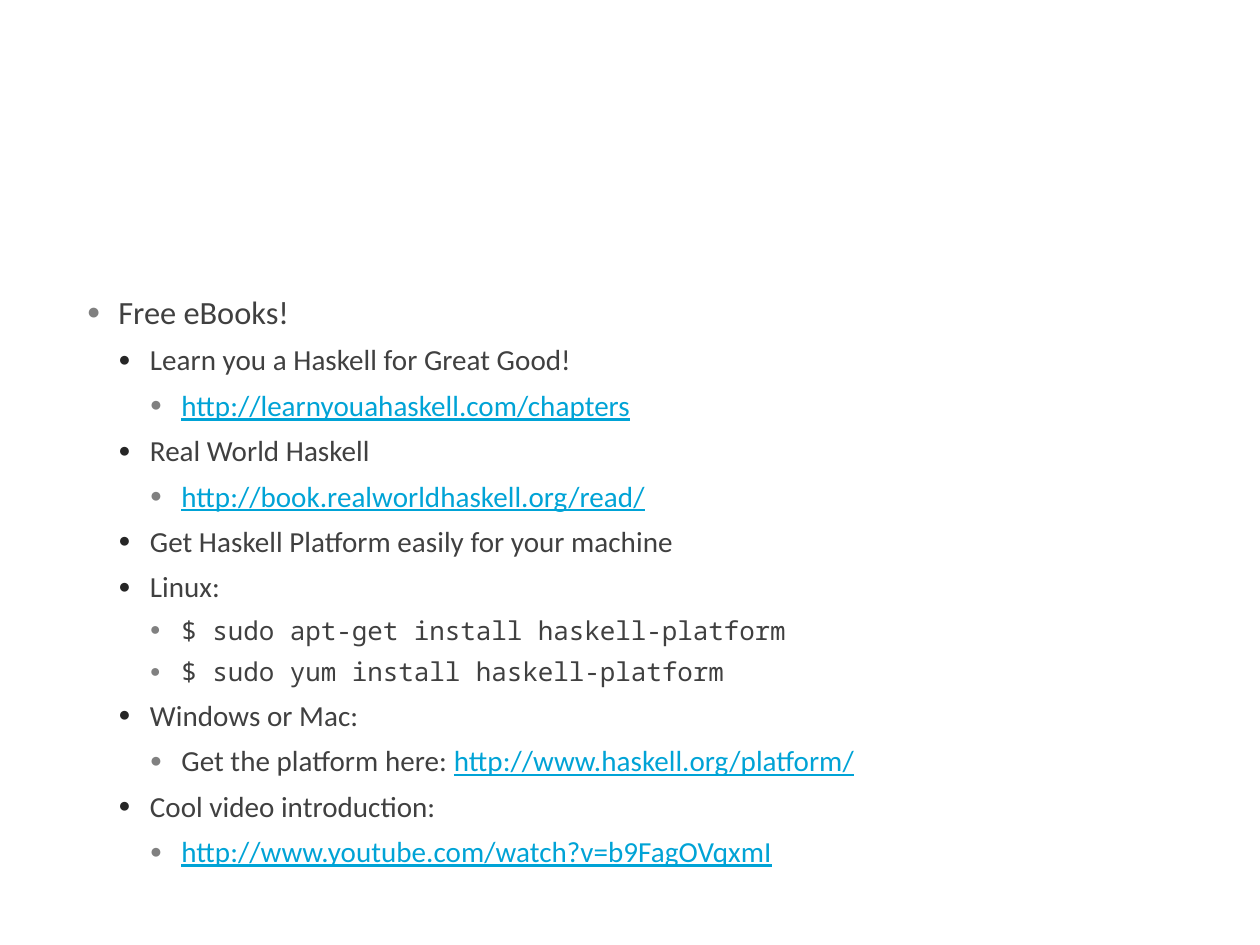
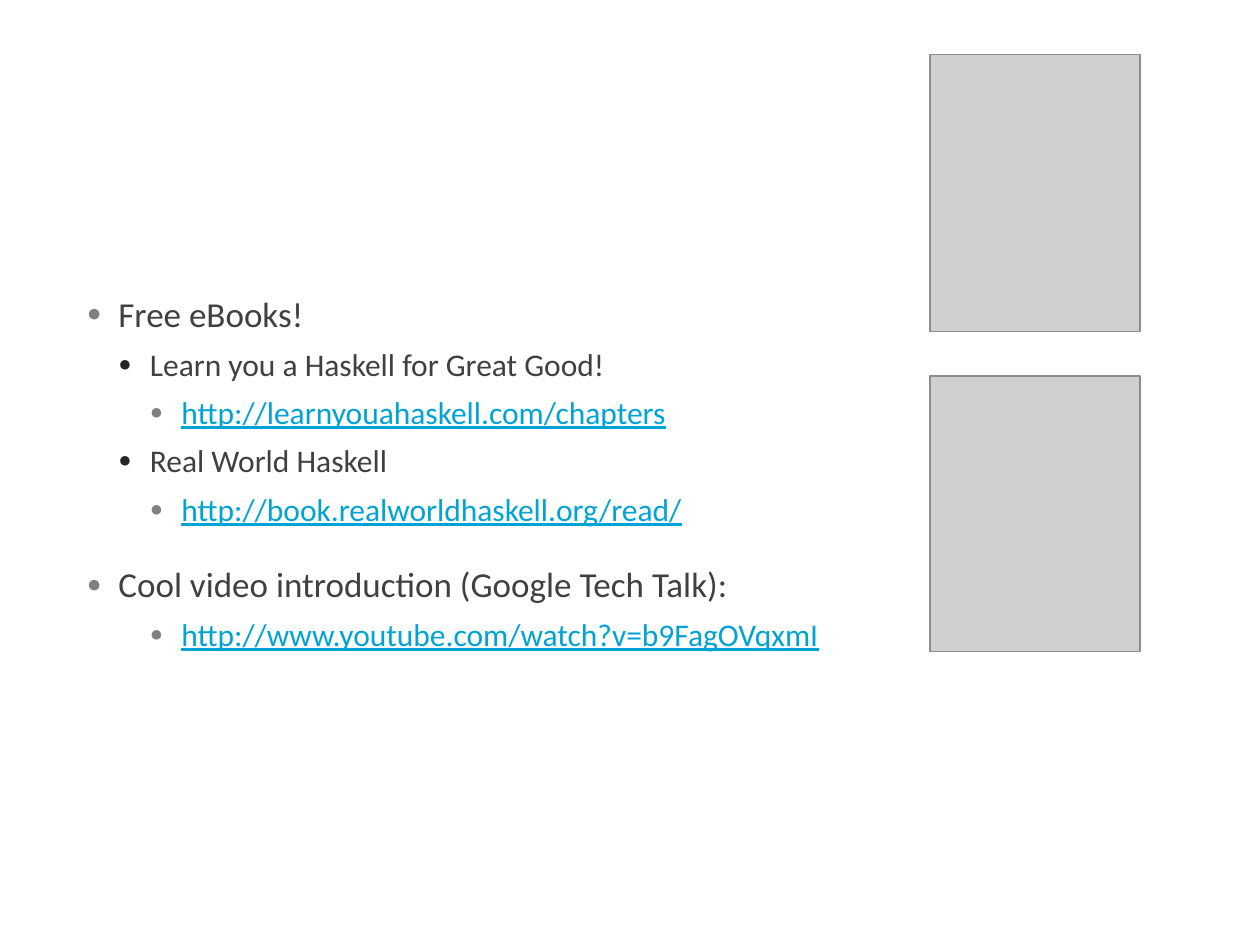
Before and after one commit to AtomicMegaNerd/fnprogfun1, a slide deck: slide 11 of fnprogfun1.pptx (slide 10 before the commit). Drawn at 1260x945 pixels with LibreOffice and Linux fonts; fonts in the diff are those of the drawing; grey boxes stand for pictures; background and template pictures are left out. Boxes give left, top, right and bottom in pixels: in the first picture for what was removed or moved away, otherwise in the second. Text is boxed around its words. In the diff, an @@ line names an element or a change of style, - is before the commit and + after.

```diff
--- a/fnprogfun1.pptx
+++ b/fnprogfun1.pptx
@@ picture added at box(930, 54, 1140, 331) @@
@@ text at box(118, 302, 818, 652): size 18.5 to 20 pt in "Free eBooks!"; size 16.6 to 18 pt in "Learn you a Haskell for Great Good!", "http://learnyouahaskell.com/chapters", "Real World Haskell", "http://book.realworldhaskell.org/read/" and 1 more places @@
@@ picture added at box(930, 377, 1140, 653) @@
@@ text at box(118, 571, 727, 603): text changed; size 16.6 to 20 pt @@
-  ● Get Haskell Platform easily for your machine
-  ● Linux:
-    ● $ sudo apt-get install haskell-platform
-    ● $ sudo yum install haskell-platform
-  ● Windows or Mac:
-    ● Get the platform here: http://www.haskell.org/platform/
-  ● Cool video introduction:
+● Cool video introduction (Google Tech Talk):
```
Also in this commit, not shown: 2 other slides changed, 2 slides added, 3 other files.
